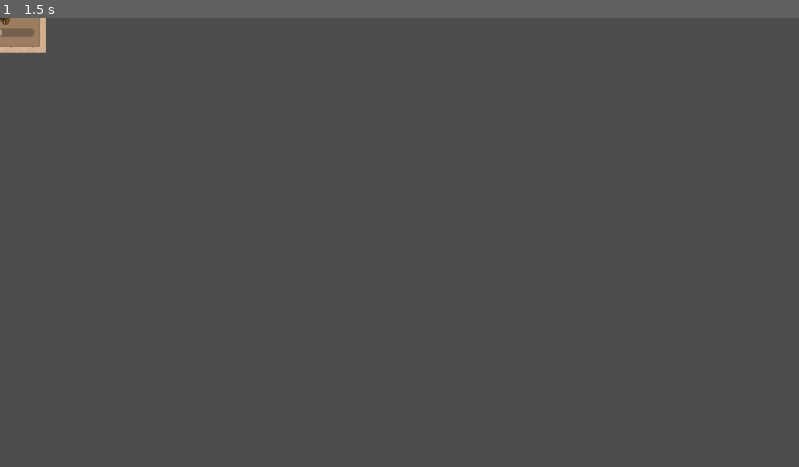
Above: before the commit, frame 1.
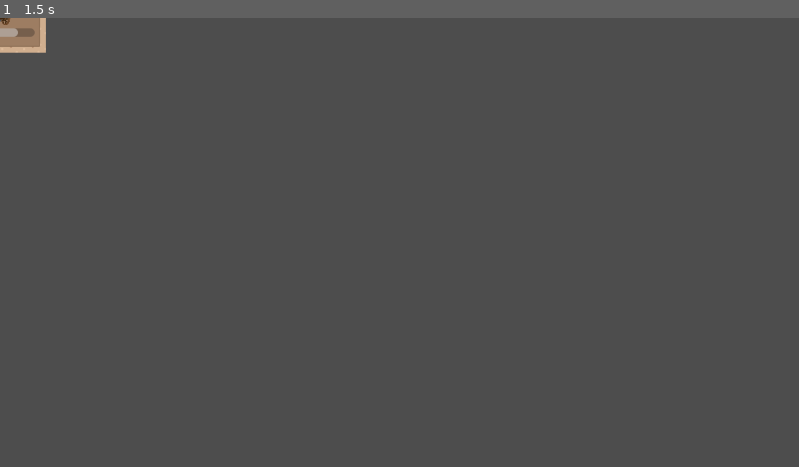
Above: after the commit, the same moment.

Repository: Tyrannicodin/crab-castle
Game: Godot game, scene res://game/rooms/Cannon.tscn
The game is run twice, just before and just after one commit, with the same random seed, the same clock (stepped at 60 frames per second) and the same inputs. This scene is started directly instead of the project's main scene. The engine's default icon, where the game draws it, is replaced by a stand-in: a white triangle on a blue panel in a dark square.
Inputs (mouse positions are in pixels of both pictures, inside the frame that each line leads up to):
- Up to frame 1 (1.5 s): tap Enter at 0.5 s; move the mouse to (575, 220) at 0.52 s; click (575, 220) at 0.67 s; tap Space at 1.25 s; move the mouse to (239, 264) at 1.27 s; click (239, 264) at 1.42 s

The runs differ from the first frame. In frame 1, less than 0.1% of the frame differs, in the area x 0-3%, y 2-5%.

Commit message:
some changes to formatting

Diff:
--- a/game/rooms/Cannon.tscn
+++ b/game/rooms/Cannon.tscn
@@ -7,7 +7,7 @@
 [node name="Room" instance=ExtResource("1_nj3ws")]
 script = ExtResource("2_h01m3")
 display_name = "Cannon"
-cooldown_seconds = 3.0
+cooldown_seconds = 6.0
 
 [node name="Cannon" type="Sprite2D" parent="." index="2"]
 position = Vector2(2.80502, -11.8884)
